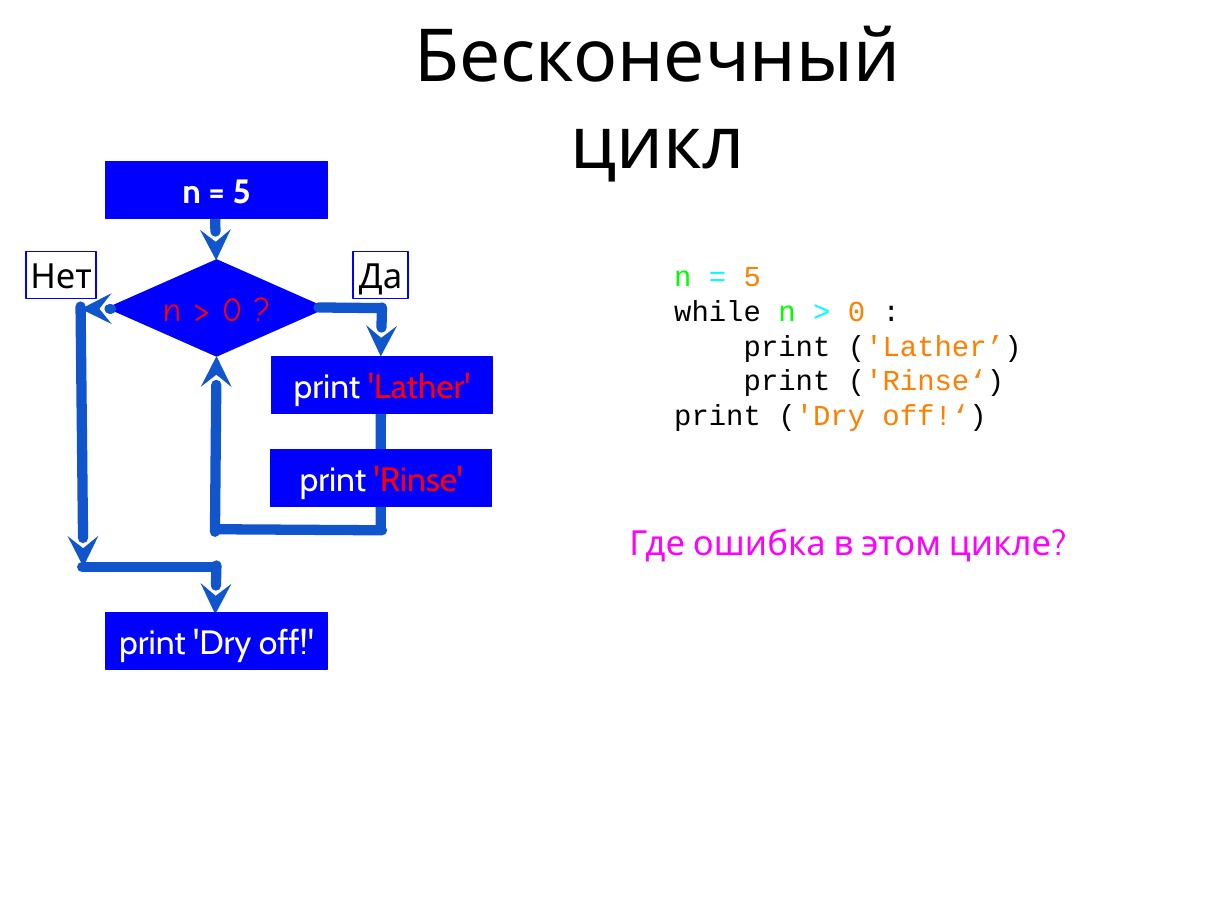
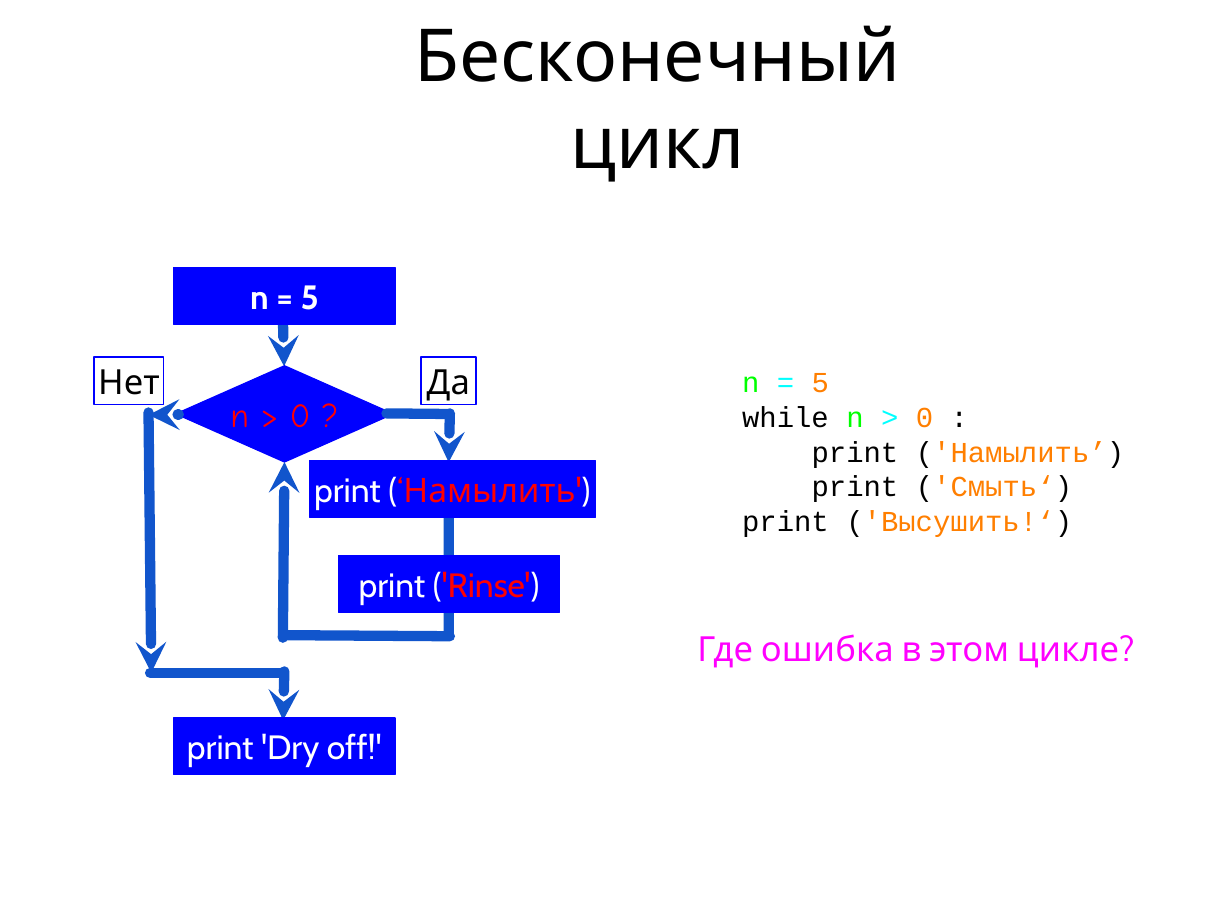
Before and after one commit to maxchv/LearnPython, a slide deck: slide 7 of week02/04.Loops.pptx (slide 6 before the commit). Drawn at 1232x924 pixels with LibreOffice and Linux fonts; fonts in the diff are those of the drawing. Boxes give left, top, right and bottom in pixels: in the first picture for what was removed or moved away, otherwise in the second. Text is boxed around its words. In the diff, an @@ line names an element or a change of style, - is before the commit and + after.

```diff
--- a/week02/04.Loops.pptx
+++ b/week02/04.Loops.pptx
@@ 4 arrows, 2 lines, 1 rectangle: place and size @@
-4 arrows, 2 lines, 1 rectangle at bbox=[83, 217, 409, 615]
+4 arrows, 2 lines, 1 rectangle at bbox=[150, 323, 477, 721]
@@ text "n = 5": place and size @@
-text "n = 5" at bbox=[674, 267, 1022, 431]
+text "n = 5" at bbox=[742, 373, 1124, 537]
@@ text at bbox=[742, 441, 1124, 537]: text changed @@
-print ('Lather’)
-print ('Rinse‘)
-print ('Dry off!‘)
+print ('Намылить’)
+print ('Смыть‘)
+print ('Высушить!‘)
@@ rectangle "print (‘Намылить')": place and size @@
-rectangle "print (‘Намылить')" at bbox=[272, 357, 493, 414]
+rectangle "print (‘Намылить')" at bbox=[309, 461, 595, 517]
@@ text in rectangle at bbox=[314, 476, 590, 510]: text changed @@
-print 'Lather'
+print (‘Намылить')
@@ text in rectangle at bbox=[359, 571, 540, 605]: text changed; text colour #FF0000 to #FFFFFF @@
-print 'Rinse'
+print ('Rinse')
@@ 4 rectangles, 2 lines, 2 arrows, 1 diamond, 1 text: place and size @@
-4 rectangles, 2 lines, 2 arrows, 1 diamond, 1 text at bbox=[26, 161, 1051, 669]
+4 rectangles, 2 lines, 2 arrows, 1 diamond, 1 text at bbox=[94, 267, 1119, 775]
```
Also in this commit, not shown: 11 other slides changed, 8 slides added, 1 slide removed, 8 other files.
